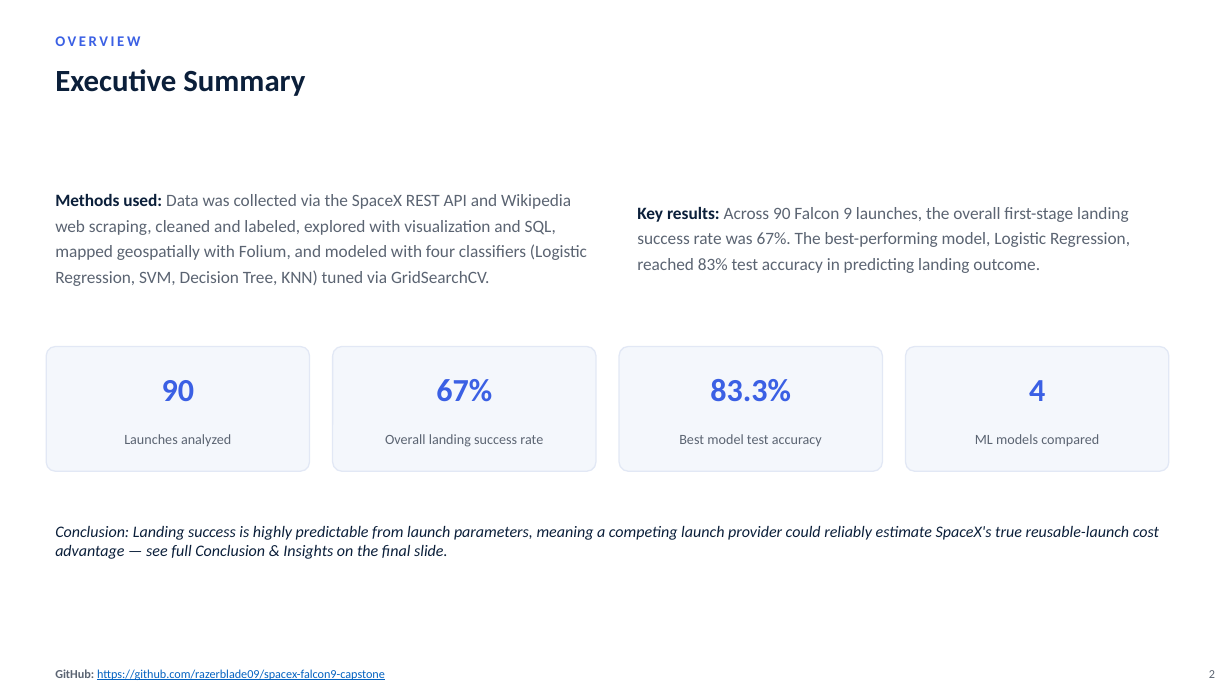
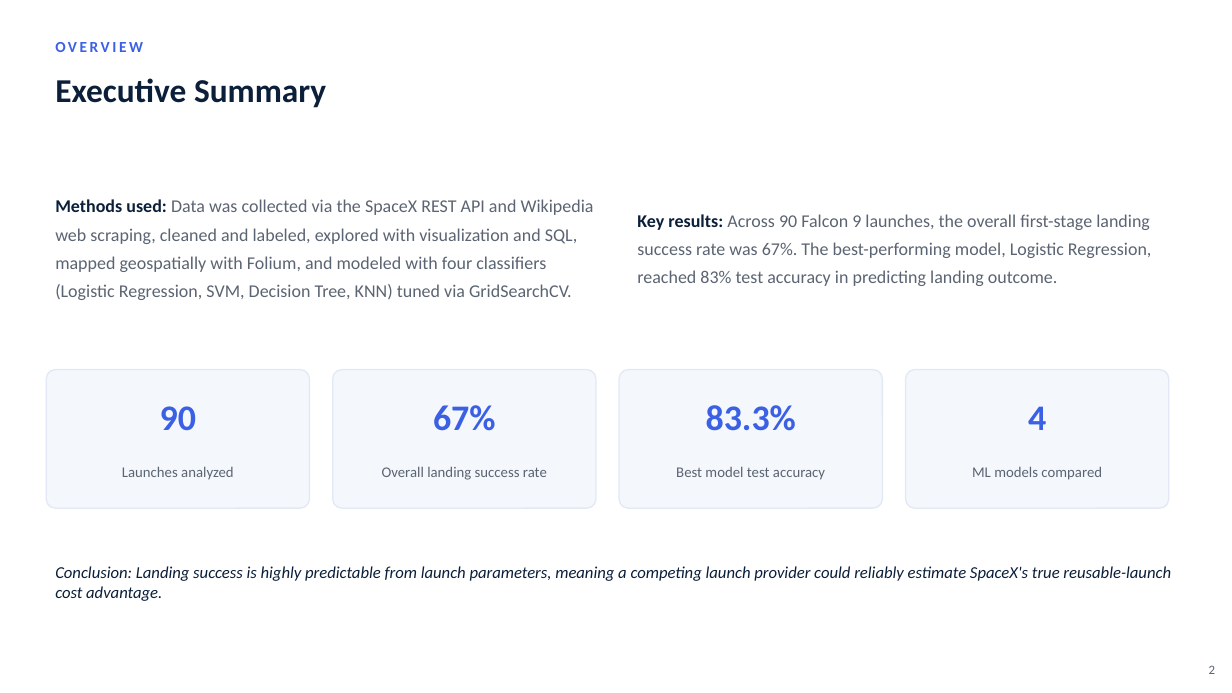
Before and after one commit to razerblade09/spacex-falcon9-capstone, a slide deck: slide 2 of Data_Science_Capstone_Presentation.pptx. Drawn at 1232x693 pixels with LibreOffice and Linux fonts; fonts in the diff are those of the drawing. Boxes give left, top, right and bottom in pixels: in the first picture for what was removed or moved away, otherwise in the second. Text is boxed around its words. In the diff, an @@ line names an element or a change of style, - is before the commit and + after.

```diff
--- a/Data_Science_Capstone_Presentation.pptx
+++ b/Data_Science_Capstone_Presentation.pptx
@@ text "OVERVIEW" at box(55, 42, 143, 52): size 11.5 to 12 pt @@
@@ text "Executive Summary" at box(55, 78, 326, 108): size 24 to 26 pt @@
@@ text "Methods used: Data was collected ..." at box(55, 199, 594, 300): size 13.5 to 14 pt; line spacing 20pt to 22pt @@
@@ text "Key results: Across 90 Falcon ..." at box(637, 214, 1151, 286): size 13.5 to 14 pt; line spacing 20pt to 22pt @@
@@ text "Key results: Across 90 Falcon ...": place and size @@
-text "Key results: Across 90 Falcon ..." at box(637, 207, 1130, 273)
+text "Key results: Across 90 Falcon ..." at box(637, 214, 1151, 286)
@@ text "90": place and size @@
-text "90" at box(162, 380, 194, 401)
+text "90" at box(160, 406, 196, 430)
@@ rounded rectangle: place and size @@
-rounded rectangle at box(46, 347, 310, 471)
+rounded rectangle at box(46, 370, 310, 508)
@@ text "67%": place and size @@
-text "67%" at box(436, 379, 492, 402)
+text "67%" at box(433, 405, 496, 431)
@@ rounded rectangle: place and size @@
-rounded rectangle at box(333, 347, 596, 471)
+rounded rectangle at box(333, 370, 596, 508)
@@ text "83.3%": place and size @@
-text "83.3%" at box(710, 379, 791, 402)
+text "83.3%" at box(706, 405, 796, 431)
@@ rounded rectangle: place and size @@
-rounded rectangle at box(619, 347, 883, 471)
+rounded rectangle at box(619, 370, 883, 508)
@@ size 25 to 28 pt in 4 elements at box(160, 406, 196, 430), box(433, 405, 496, 431), box(706, 405, 796, 431), box(1028, 406, 1046, 430) @@
@@ text "4": place and size @@
-text "4" at box(1029, 380, 1045, 401)
+text "4" at box(1028, 406, 1046, 430)
@@ proportions changed in 4 elements at box(46, 370, 310, 508), box(333, 370, 596, 508), box(619, 370, 883, 508), box(906, 370, 1169, 508) @@
@@ rounded rectangle: place and size @@
-rounded rectangle at box(906, 347, 1169, 471)
+rounded rectangle at box(906, 370, 1169, 508)
@@ 4 texts: place and size @@
-4 texts at box(124, 434, 1099, 447)
+4 texts at box(122, 466, 1102, 480)
@@ size 11 to 11.5 pt in 4 elements at box(122, 466, 234, 480), box(382, 467, 547, 480), box(676, 467, 825, 480), box(972, 466, 1102, 480) @@
@@ text at box(55, 566, 1171, 601): text changed; size 12.5 to 13 pt @@
-Conclusion: Landing success is highly predictable from launch parameters, meaning a competing launch provider could reliably estimate SpaceX's true reusable-launch cost advantage — see full Conclusion & Insights on the final slide.
+Conclusion: Landing success is highly predictable from launch parameters, meaning a competing launch provider could reliably estimate SpaceX's true reusable-launch cost advantage.
@@ text "2" at box(1209, 665, 1215, 674): size 9.5 to 10 pt @@
@@ text removed at box(55, 669, 385, 680) @@
-GitHub: https://github.com/razerblade09/spacex-falcon9-capstone
```
Also in this commit, not shown: 11 other slides changed, 7 slides added, 20 other files.
